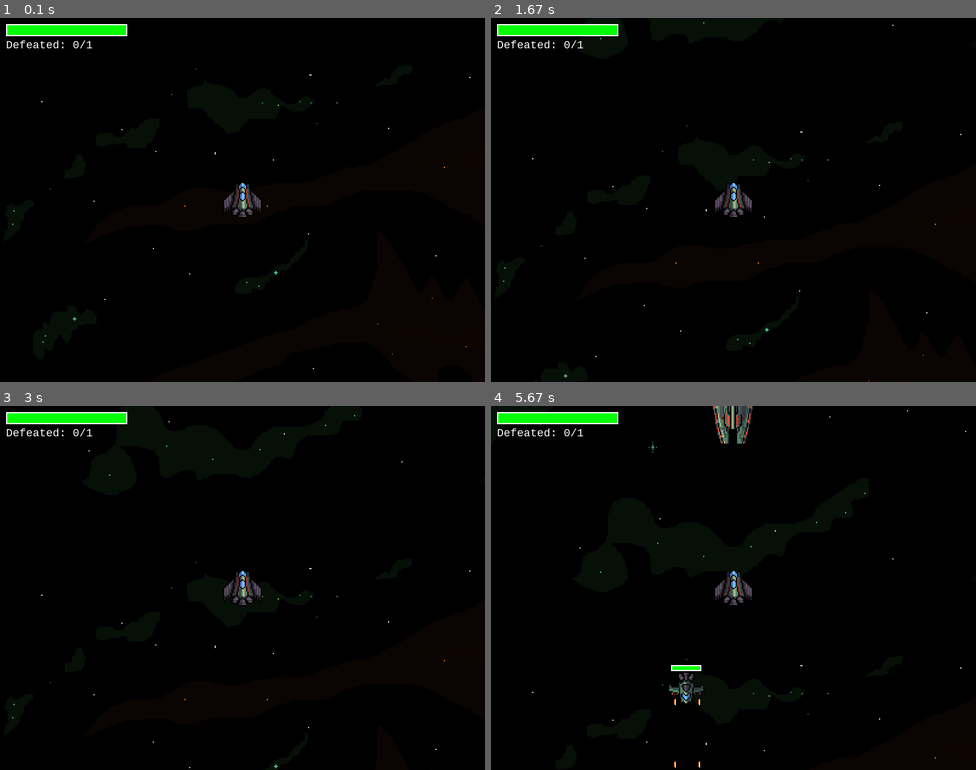
Above: before the commit, frames 1-4 (two rows, left to right).
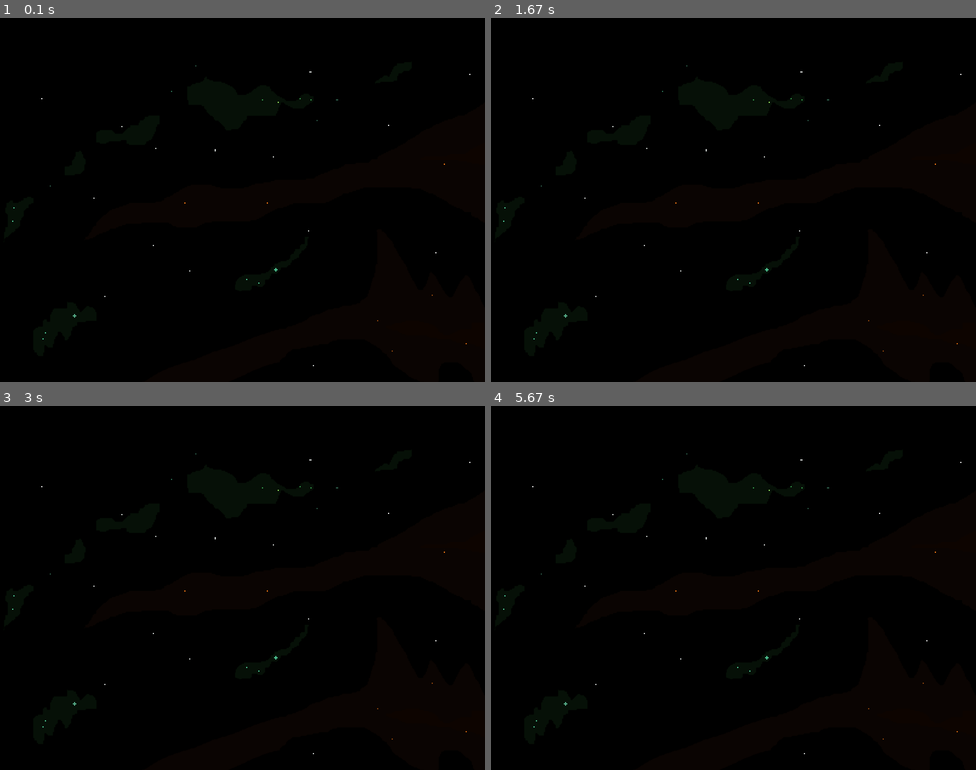
Above: after the commit, the same moments.

Repository: wiktoriamarczyk/SpaceShooter2D-Pygame
Game: pygame game, started from main.py
The game is run twice, just before and just after one commit, with the same random seed, the same clock (stepped at 60 frames per second) and the same inputs.
Inputs:
- Up to frame 1 (0.1 s): no input
- Up to frame 2 (1.67 s): no input
- Up to frame 3 (3 s): no input
- Up to frame 4 (5.67 s): no input

The runs differ from the first frame. In frame 1, 1.4% of the frame differs, in the area x 1-97%, y 1-97%; in frame 2, 1.4%; in frame 3, 1.4%; in frame 4, 2.2%, in the area x 1-98%, y 0-100%.

Commit message:
Add button class + ability to pause the game

Diff:
--- /dev/null
+++ b/Button.py
@@ -0,0 +1,43 @@
+from Common import *
+
+class Button:
+    def __init__(self, position, size, text, action):
+        self.position = position
+        self.size = size
+        self.text = text
+        self.action = action
+
+        self.font_size = 20
+        self.font_color = (200, 200, 200)
+        self.bg_color = (0, 0, 0)
+        self.hover_color = (100, 100, 100)
+
+        self.font = pg.font.Font(None, self.font_size)
+        self.text_surface = self.font.render(self.text, True, self.font_color)
+        self.text_rect = self.text_surface.get_rect(center=(self.position.x + self.size.x / 2, self.position.y + self.size.y / 2))
+
+        self.hovered = False
+        self.mouse_pressed = False
+
+
+    def update(self):
+        self.hovered = self.__is_hovered()
+
+        mouse_pressed = pg.mouse.get_pressed()[0]
+        if self.hovered and mouse_pressed and not self.mouse_pressed:
+            self.action()
+        self.mouse_pressed = mouse_pressed
+
+
+    def draw(self, screen):
+        if self.hovered:
+            pg.draw.rect(screen, self.hover_color, (self.position.x, self.position.y, self.size.x, self.size.y))
+        else:
+            pg.draw.rect(screen, self.bg_color, (self.position.x, self.position.y, self.size.x, self.size.y))
+
+        screen.blit(self.text_surface, self.text_rect)
+
+
+    def __is_hovered(self):
+        mouse_pos = pg.mouse.get_pos()
+        return self.position.x < mouse_pos[0] < self.position.x + self.size.x and self.position.y < mouse_pos[1] < self.position.y + self.size.y
--- /dev/null
+++ b/EndState.py
@@ -0,0 +1,7 @@
+from Common import *
+from GameState import GameState
+
+class EndState (GameState):
+    def __init__(self, ID):
+        super().__init__(ID)
+        self.next_state = GameStateID.MAIN_MENU
--- a/Engine.py
+++ b/Engine.py
@@ -6,6 +6,8 @@
 from Common import *
 from InGameState import InGameState
 from BackgroundObject import BackgroundObject
+from MainMenuState import MainMenuState
+from EndState import EndState
 
 class Engine:
     _instance = None
@@ -33,14 +35,17 @@
         self.asteroids_sprites = []
 
         self.game_over = None
+        self.pause = False
 
         self.__init_time_variables()
         self.__load_images(self.stars_sprites, STARS_PATH)
         self.__load_images(self.asteroids_sprites, ASTEROIDS_PATH)
         self.__spawn_init_stars()
 
-        self.all_states = { GameStateID.GAME: InGameState(GameStateID.GAME) }
-        self.current_state = self.all_states[GameStateID.GAME]
+        self.all_states = {GameStateID.MAIN_MENU: MainMenuState(GameStateID.MAIN_MENU),
+                               GameStateID.GAME: InGameState(GameStateID.GAME),
+                               GameStateID.GAME_OVER: EndState(GameStateID.GAME_OVER)}
+        self.current_state = self.all_states[GameStateID.MAIN_MENU]
 
 
     def run(self):
@@ -78,20 +83,40 @@
         self.win = win
 
 
+    def draw_pause(self):
+        pg.font.init()
+        font = pg.font.Font(None, 36)
+        text = font.render("PAUSE", True, (255, 255, 255))
+        pg.draw.rect(self.screen, (32, 32, 32), (SCREEN_WIDTH / 2 - 100, SCREEN_HEIGHT / 2 - 50, 200, 100))
+        text_rect = text.get_rect(center=(SCREEN_WIDTH / 2, SCREEN_HEIGHT / 2))
+        self.screen.blit(text, text_rect)
+        pg.display.flip()
+
+
     def __handle_events(self):
         events = pg.event.get()
-        self.current_state.handle_events(events)
+        if self.pause == False:
+            self.current_state.handle_events(events)
         for event in events:
             if event.type == pg.QUIT:
                 pg.quit()
                 sys.exit()
+            if event.type == pg.KEYDOWN and event.key == pg.K_ESCAPE and self.current_state.ID == GameStateID.GAME:
+                self.pause = not self.pause
+                # next_state_ID = self.current_state.get_next_state_ID()
+                # self.current_state = self.all_states[next_state_ID]
 
 
     def __render(self):
         self.current_state.render(self.screen)
+        if self.pause:
+            self.draw_pause()
 
 
     def __update(self, delta_time):
+        if self.pause == True:
+            return
+
         current_time = time.time()
         self.__spawn_time_objects(current_time)
         self.current_state.update(delta_time)
@@ -113,8 +138,9 @@
 
 
     def __scroll_background(self):
-        # Scroll the background horizontally
-        self.scroll_y += 1
+        if self.pause == False and self.current_state.ID is not GameStateID.MAIN_MENU:
+            # Scroll the background horizontally
+            self.scroll_y += 1
 
         # Draw the background twice to create seamless scrolling effect
         self.screen.blit(self.background, (self.scroll_x, self.scroll_y))
--- a/GameState.py
+++ b/GameState.py
@@ -3,6 +3,7 @@
 class GameState:
     def __init__(self, ID):
         self.ID = ID
+        self.next_state = GameStateID.UNKNOWN
 
     def update(self):
         pass
@@ -17,4 +18,4 @@
         return self.ID
 
     def get_next_state_ID(self):
-        return GameStateID.UNKNOWN
+        return self.next_state
--- a/InGameState.py
+++ b/InGameState.py
@@ -15,10 +15,12 @@
 from PowerUp import PowerUp
 from Boss import Boss
 from Ray import Ray
+from Button import Button
 
 class InGameState (GameState):
     def __init__(self, ID):
         super().__init__(ID)
+        self.next_state = GameStateID.GAME_OVER
 
         # units
         self.game_objects = []
@@ -29,7 +31,7 @@
         self.boss = None
         self.enemies_defeated = 0
         self.total_enemies_spawned = 0
-        self.total_enemies_to_spawn = 1
+        self.total_enemies_to_spawn = 15
 
         pg.font.init()
 
--- /dev/null
+++ b/MainMenuState.py
@@ -0,0 +1,18 @@
+from Common import *
+from GameState import GameState
+
+class MainMenuState (GameState):
+    def __init__(self, ID):
+        super().__init__(ID)
+        self.next_state = GameStateID.GAME
+
+        self.buttons = []
+
+    def update(self, delta_time):
+        pass
+
+    def render(self, screen):
+        pass
+
+    def handle_events(self, events):
+        pass
--- a/Ship.py
+++ b/Ship.py
@@ -19,7 +19,6 @@
 
     def update(self, delta_time):
         super().update(delta_time)
-        print(self.position)
 
         if self.shield_timer > 0:
             self._apply_color(self.shield_color)
